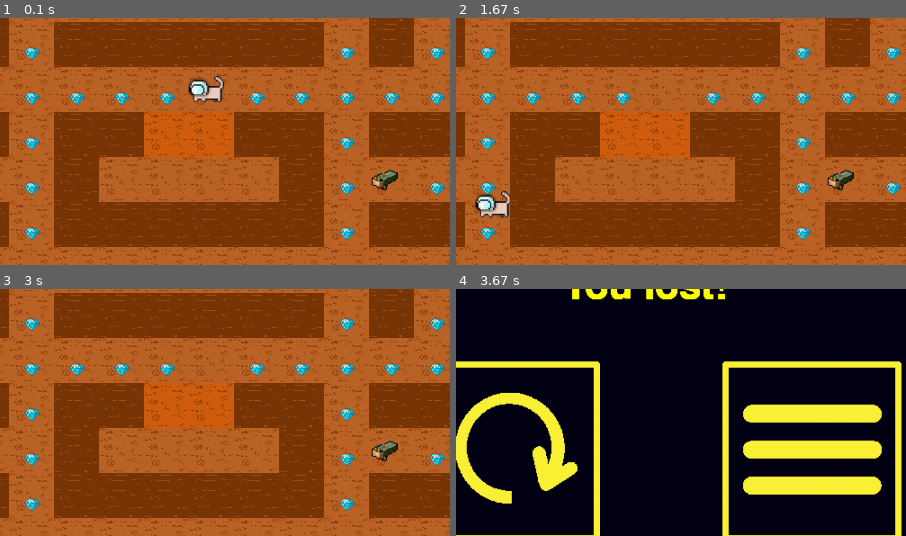
Above: before the commit, frames 1-4 (two rows, left to right).
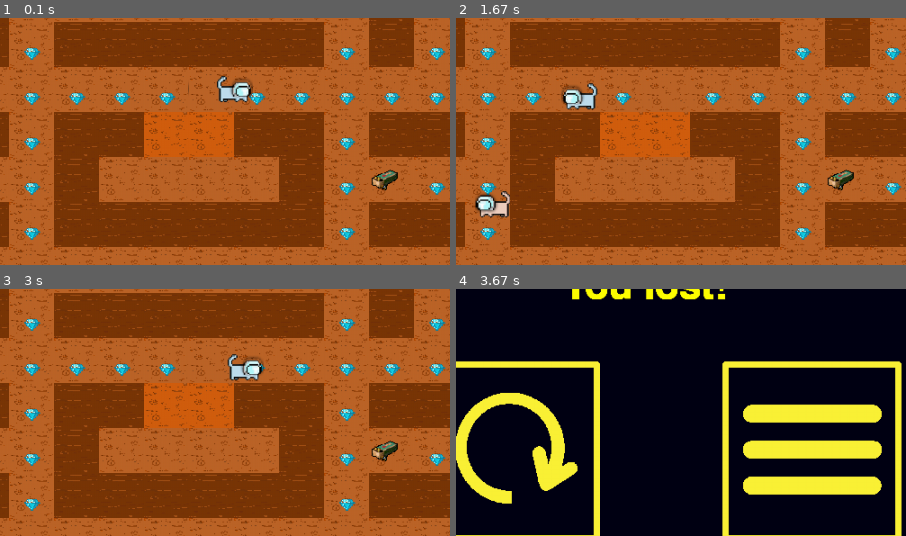
Above: after the commit, the same moments.

Repository: thewodnix/pygame-project
Game: pygame game, started from level_attempt.py
Same seed, same stepped clock (60 frames per second), same inputs: the game is played once before the commit and once after it.
Inputs:
- Up to frame 1 (0.1 s): no input
- Up to frame 2 (1.67 s): tap D at 0.33 s; tap Space at 0.67 s; tap A at 1 s; hold Right from 1.33 s (still down)
- Up to frame 3 (3 s): release Right at 1.8 s; tap A at 2.33 s
- Up to frame 4 (3.67 s): hold Left from 3.17 s (still down)
The pictures show only the part of the screen within x 29-79%, y 17-67%; the shares and areas given below are measured in that part.

The runs differ from the first frame. In frame 1, 1.2% of the frame differs, in the area x 42-57%, y 23-35%; in frame 2, 0.6%; in frame 3, 0.6%; in frame 4, nothing differs.

Commit message:
добавил нового призрака

Diff:
--- a/level_attempt.py
+++ b/level_attempt.py
@@ -1,4 +1,4 @@
-from random import choice
+from random import choice, randint, random
 
 import pygame
 import sys
@@ -110,6 +110,7 @@
 }
 player_image = load_image('photo_data/photo_menu_data/Pac_manModel3.png', 'White')
 redghost_image = pygame.transform.scale(load_image('photo_data/Game_photo_data/red.png'), (35, 35))
+orange_image = pygame.transform.scale(load_image('photo_data/Game_photo_data/orange_ghost.png'), (35, 35))
 
 
 class Crossroads(pygame.sprite.Sprite):
@@ -334,6 +335,78 @@
             self.rect.x -= self.speed
         elif self.dir == 'down' and self.possible_moves(x, y + self.speed):
             self.rect.y += self.speed
+
+    def target_reached(self):
+        if self.alive:
+            if pygame.sprite.spritecollideany(self, player_group):
+                return True
+
+
+class OrangeGhost(pygame.sprite.Sprite):
+    def __init__(self, x_pos, y_pos):
+        super().__init__(ghost_group, all_sprites)
+        self.image = orange_image
+        self.rect = self.image.get_rect().move(
+            tile_width * x_pos + 15, tile_height * y_pos + 5)
+        self.speed = 4
+        self.dir = choice(['right', 'left'])
+        self.cell_size = 50
+        self.target_x = 0
+        self.target_y = 0
+        self.move_possibility = True
+        self.count_attempts = 0
+        self.alive = True
+
+    def get_position(self):
+        return self.rect.x, self.rect.y
+
+    def is_alive(self):
+        self.alive = False
+        self.kill()
+
+    def possible_moves(self, *coord) -> bool:
+        x, y = self.rect.x, self.rect.y
+        self.rect.x, self.rect.y = coord
+        if pygame.sprite.spritecollideany(self, tiles_ghosts_group):
+            self.rect.x, self.rect.y = x, y
+            return False
+        self.rect.x, self.rect.y = x, y
+        return True
+
+    def move_towards(self, target_x, target_y):
+        self.target_reached()
+        target_ways = []
+        x, y = self.rect.x, self.rect.y
+
+        directions = {
+            'up': (x, y - self.speed),
+            'down': (x, y + self.speed),
+            'left': (x - self.speed, y),
+            'right': (x + self.speed, y)
+        }
+
+        if pygame.sprite.spritecollideany(self, crossroads_group):
+            for direction, (new_x, new_y) in directions.items():
+                if self.possible_moves(new_x, new_y):
+                    distance = ((new_x - target_x) ** 2 + (new_y - target_y) ** 2) ** 0.5
+                    target_ways.append((distance, direction))
+
+            if target_ways:
+                if random() < 0.2:
+                    self.dir = choice([way[1] for way in target_ways])
+                else:
+                    self.dir = min(target_ways)[1]
+
+        new_x, new_y = directions[self.dir]
+        if self.possible_moves(new_x, new_y):
+            if self.dir == 'right':
+                self.image = pygame.transform.flip(
+                    pygame.transform.scale(load_image('photo_data/Game_photo_data/orange_ghost.png'), (40, 40)), True,
+                    False)
+            elif self.dir == 'left':
+                self.image = pygame.transform.scale(load_image('photo_data/Game_photo_data/orange_ghost.png'), (40, 40))
+
+            self.rect.x, self.rect.y = new_x, new_y
 
     def target_reached(self):
         if self.alive:
@@ -425,65 +498,12 @@
         #     break
 
 
-# class OrangeGhost(pygame.sprite.Sprite):  # Класс оранжевого призрака
-#     def __inait__(self, pos_x, pos_y):
-#         """инициализатор класса"""
-#         self.direction = 'up'
-#         self.x, self.y = pos_x, pos_y
-#         self.delay = 200
-#         self.image = pygame.image.load('photo_data/Game_photo_data/orange_ghost.png')
-#         self.image1 = pygame.transform.scale(self.image, (24, 24))
-#         self.count = 0
-#         # pygame.time.set_timer(GAME_EVENT_TYPE, self.delay)
-#
-#     # вспомогательные методы, возвращающие информацию о положении призрака / выставляющие эти значения
-#     def get_position(self):
-#         return self.x, self.y
-#
-#     def set_position(self, position):
-#         self.x, self.y = position
-#
-#     def get_direction(self):
-#         return self.direction
-#
-#     def set_direction(self, direction):
-#         self.direction = direction
-#
-#     #
-#     # def update_image(self):
-#     #     """метод обновления текстуры призрака"""
-#     #     self.image = pygame.image.load(f'characters/orange/{self.direction}{self.count % 2}.png')
-#     #     self.image1 = pygame.transform.scale(self.image, (24, 24))
-#     #     self.count += 1
-#
-#     def render(self, screen):
-#         """метод рендера призрака на экран"""
-#         delta = (self.image1.get_width() - tile_width) // 2
-#         screen.blit(self.image1, (self.x * tile_width - delta, self.y * tile_width - delta))
-#
-#     def move_orange(self):
-#         pac_pos = Player().get_position()
-#         """метод перемещения оранжевого призрака"""
-#         x = abs(pac_pos.get_position()[0] - self.get_position()[0])
-#         y = abs(pac_pos.get_position()[1] - self.get_position()[1])
-#         distance = round((x ** 2 + y ** 2) ** 0.5)
-#         if distance >= 8:
-#             next_position = self.labyrinth.find_path_step(self.orange.get_position(),
-#                                                           pac_pos.get_position(),
-#                                                           self.orange.get_direction())
-#         else:
-#             next_position = self.labyrinth.find_path_step(self.orange.get_position(),
-#                                                           (1, 13), self.orange.get_direction())
-#         self.orange.set_direction(find_direction(self.orange.get_position(), next_position))
-#         self.orange.set_position(next_position)
-#         self.orange.update_image()
-
-
 FPS = 50
 # основной персонаж
 player = None
 # призраки
 redghost = None
+oragneghost = None
 
 crossroads_group = pygame.sprite.Group()
 bullet_group = pygame.sprite.Group()
@@ -522,13 +542,24 @@
     return new_player, x, y
 
 
-def generate_ghost(level):
+def generate_ghost_red(level):
     new_ghost, x, y = None, None, None
     for y in range(len(level)):
         for x in range(len(level[y])):
             if level[y][x] == 'k':
                 Ground('empty', x, y)
                 new_ghost = RedGhost(x, y)
+    # вернем игрока, а также размер поля в клетках
+    return new_ghost, x, y
+
+
+def generate_ghost_orange(level):
+    new_ghost, x, y = None, None, None
+    for y in range(len(level)):
+        for x in range(len(level[y])):
+            if level[y][x] == 'k':
+                Ground('empty', x, y)
+                new_ghost = OrangeGhost(x, y)
     # вернем игрока, а также размер поля в клетках
     return new_ghost, x, y
 
@@ -570,7 +601,8 @@
 
 def game_main():
     player, level_x, level_y = generate_level(load_level('levels_data/level1_data'))
-    redghost, level_x, level_y = generate_ghost(load_level('levels_data/level1_data'))
+    redghost, level_x, level_y = generate_ghost_red(load_level('levels_data/level1_data'))
+    oragneghost, level_x, level_y = generate_ghost_orange(load_level('levels_data/level1_data'))
     screen.fill((0, 0, 0))
     result = None
     total_score = 0
@@ -581,6 +613,9 @@
         player.ammo_pick_up()
         result = player.win_result_taker()
         if redghost.target_reached() or result is True:
+            final_window(total_score, result)
+            terminate()
+        if oragneghost.target_reached() or result is True:
             final_window(total_score, result)
             terminate()
         target_x, target_y = player.get_position()
@@ -612,6 +647,7 @@
             last_direction = 'down'
             # pygame.mouse.set_visible(False)
         redghost.move_towards(target_x, target_y)
+        oragneghost.move_towards(target_x, target_y)
         player.gravitation()
         # Обновление
         all_sprites.update()
Binary file changed: photo_data/Game_photo_data/orange_ghost.png
